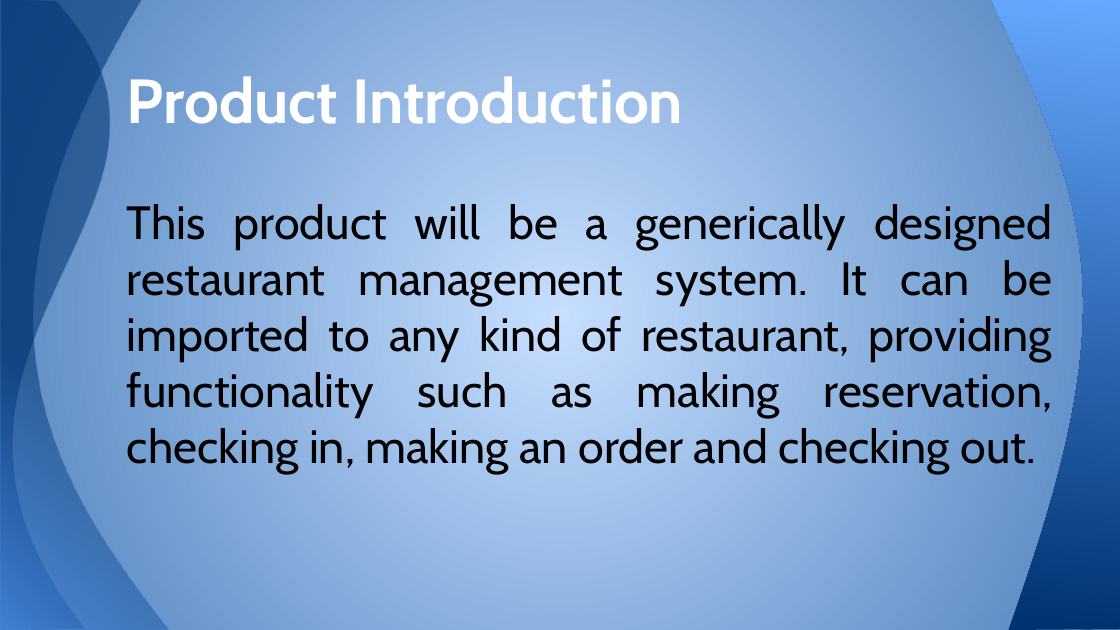
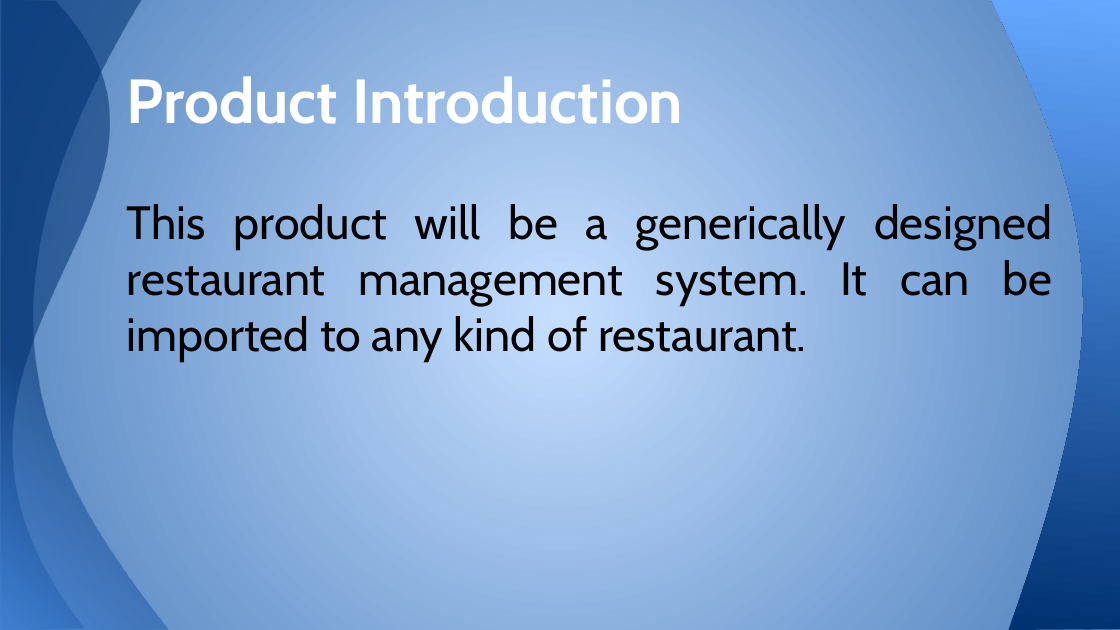
Before and after one commit to ruicsc/CSC640-Project, a slide deck: slide 2 of Project Part I.pptx. Drawn at 1120x630 pixels with LibreOffice and Linux fonts; fonts in the diff are those of the drawing. Boxes give left, top, right and bottom in pixels: in the first picture for what was removed or moved away, otherwise in the second. Text is boxed around its words. In the diff, an @@ line names an element or a change of style, - is before the commit and + after.

Commit message:
Updated PPT.

```diff
--- a/Project Part I.pptx
+++ b/Project Part I.pptx
@@ text at (127, 204, 1052, 363): text changed @@
-This product will be a generically designed restaurant management system. It can be imported to any kind of restaurant, providing functionality such as making reservation, checking in, making an order and checking out.
+This product will be a generically designed restaurant management system. It can be imported to any kind of restaurant.
```
Also in this commit, not shown: 2 slides added.
